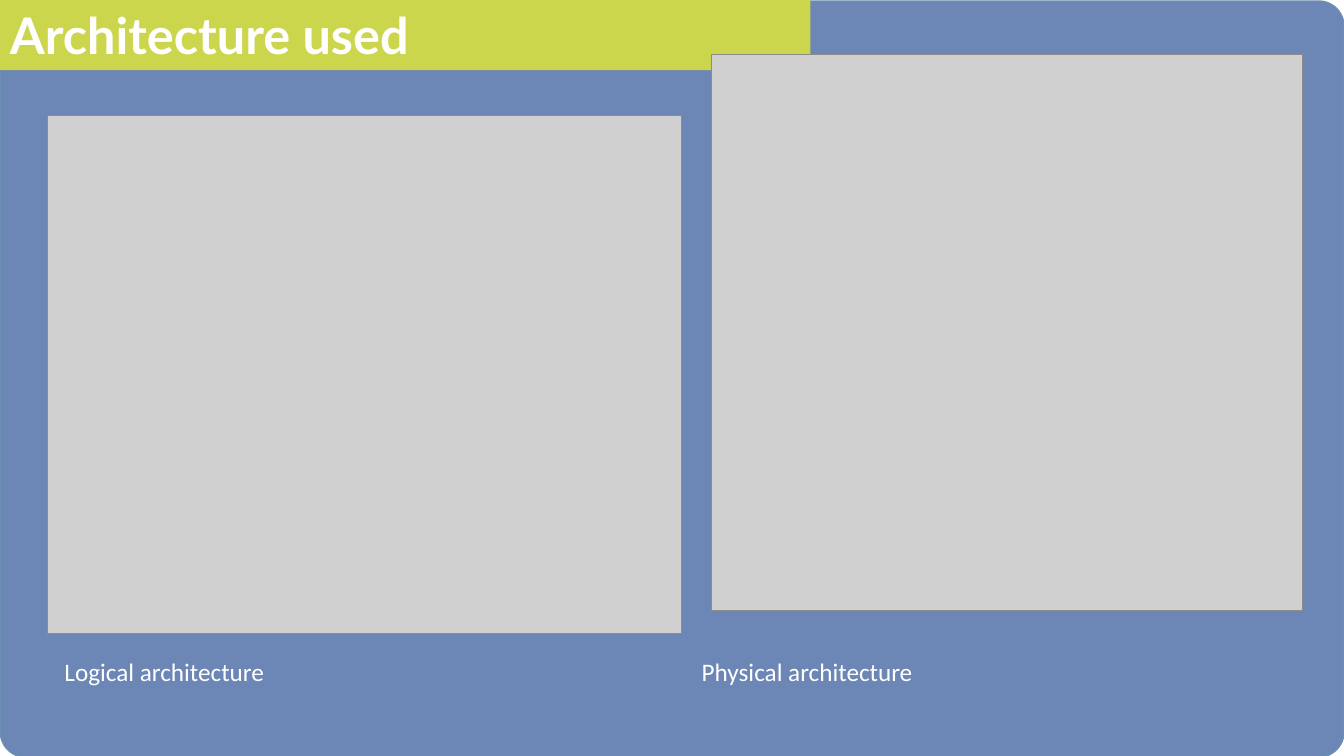
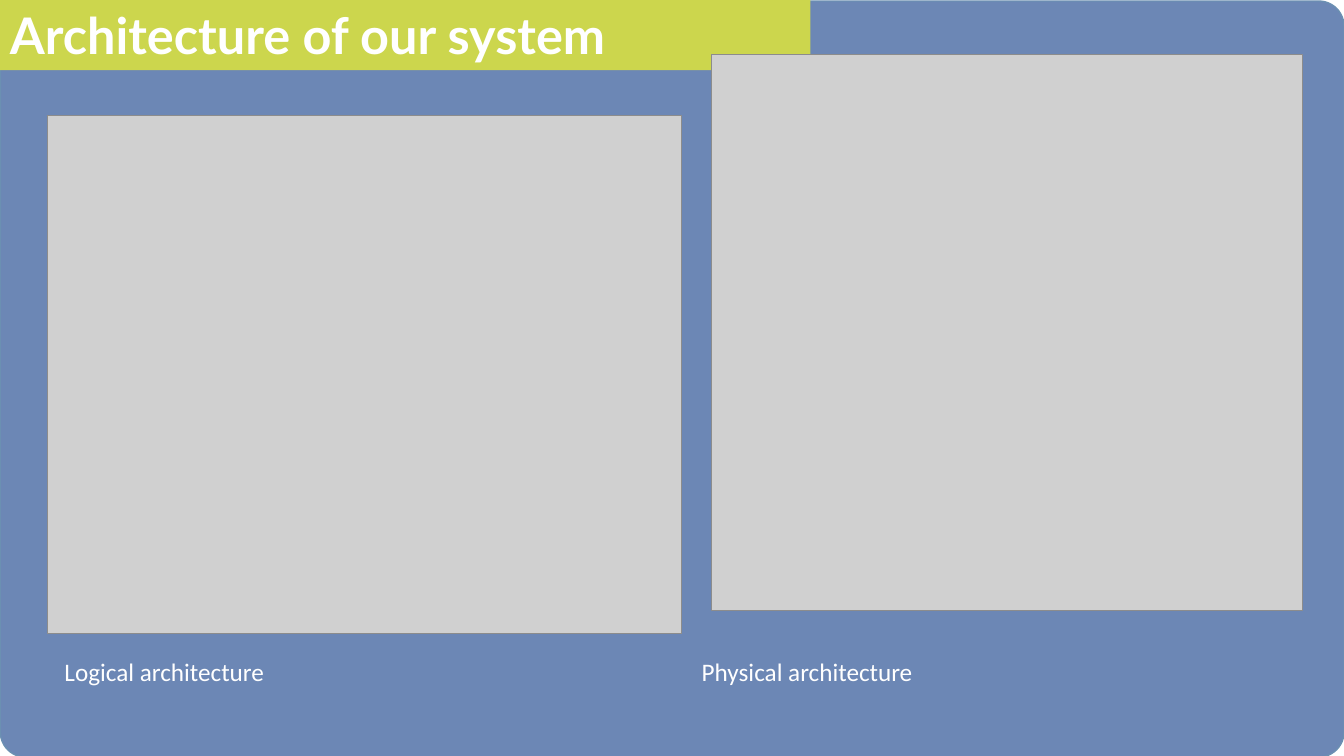
Before and after one commit to kanzuesther/level-2-report-and-diagrams, a slide deck: slide 12 of Presentation1.pptx. Drawn at 1344x756 pixels with LibreOffice and Linux fonts; fonts in the diff are those of the drawing; grey boxes stand for pictures. Boxes give left, top, right and bottom in pixels: in the first picture for what was removed or moved away, otherwise in the second. Text is boxed around its words. In the diff, an @@ line names an element or a change of style, - is before the commit and + after.

```diff
--- a/Presentation1.pptx
+++ b/Presentation1.pptx
@@ text in rectangle at [10, 16, 606, 63]: text changed @@
-Architecture used
+Architecture of our system
```
Also in this commit, not shown: 3 other slides changed.
